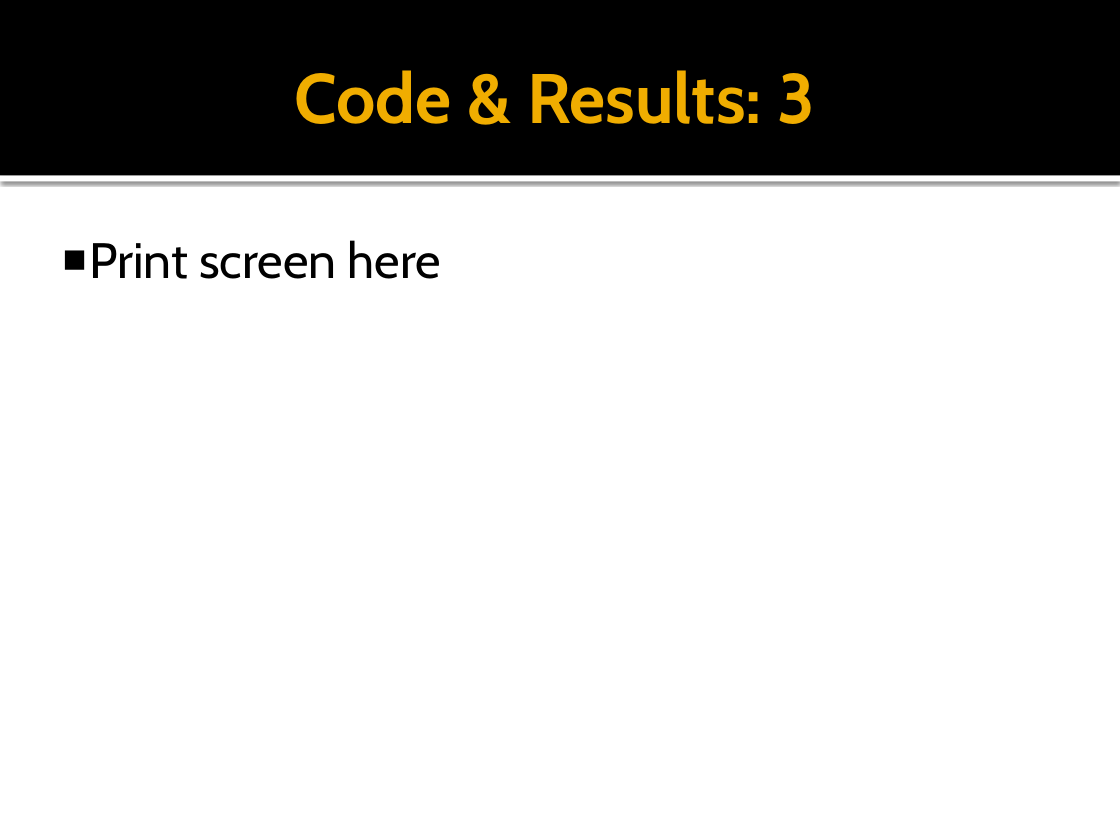
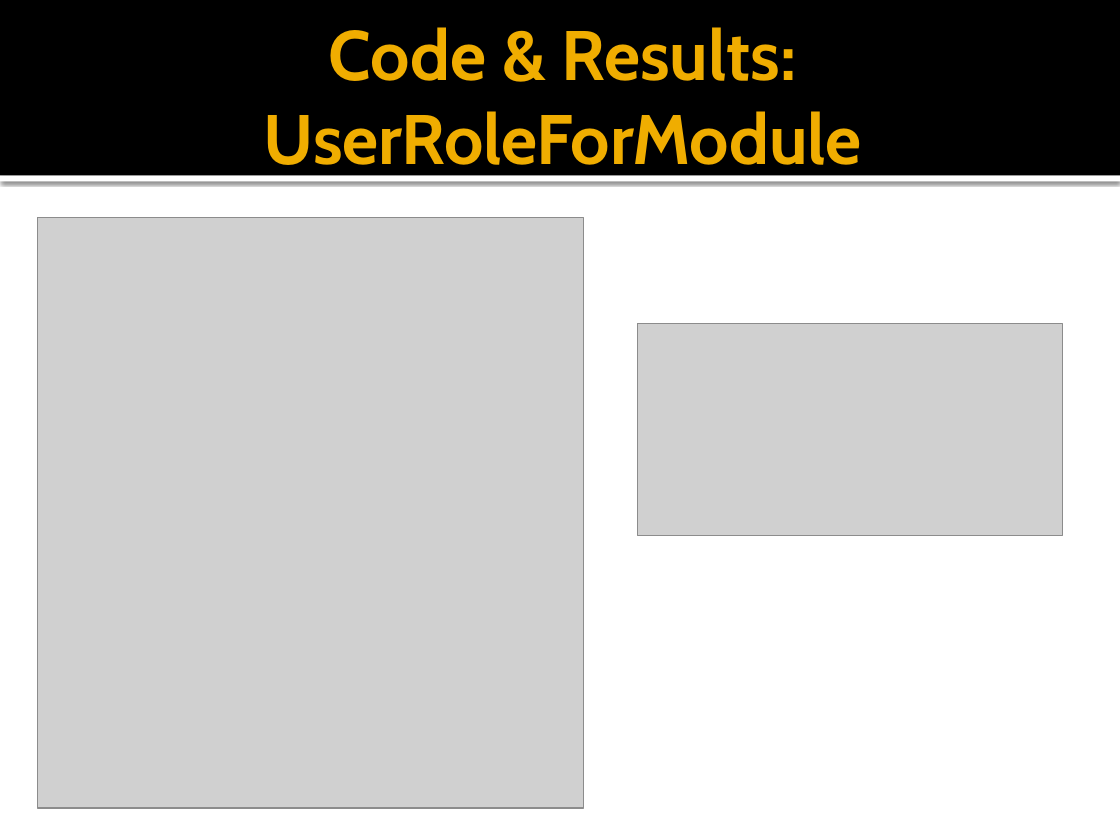
Before and after one commit to erosslee/COS301_CSDS-A, a slide deck: slide 6 of CSDS_a Presentation.pptx (slide 5 before the commit). Drawn at 1120x840 pixels with LibreOffice and Linux fonts; fonts in the diff are those of the drawing; grey boxes stand for pictures. Boxes give left, top, right and bottom in pixels: in the first picture for what was removed or moved away, otherwise in the second. Text is boxed around its words. In the diff, an @@ line names an element or a change of style, - is before the commit and + after.

Commit message:
final presentation with screen shots

```diff
--- a/CSDS_a Presentation.pptx
+++ b/CSDS_a Presentation.pptx
@@ text at [264,27,862,180]: text changed @@
-Code & Results: 3
+Code & Results: UserRoleForModule
@@ picture added at [37,217,582,808] @@
@@ text removed at [89,240,441,279] @@
-■ Print screen here
@@ picture added at [637,324,1063,535] @@
```
Also in this commit, not shown: 5 other slides changed, 2 slides added, 1 slide removed, 1 other file.
